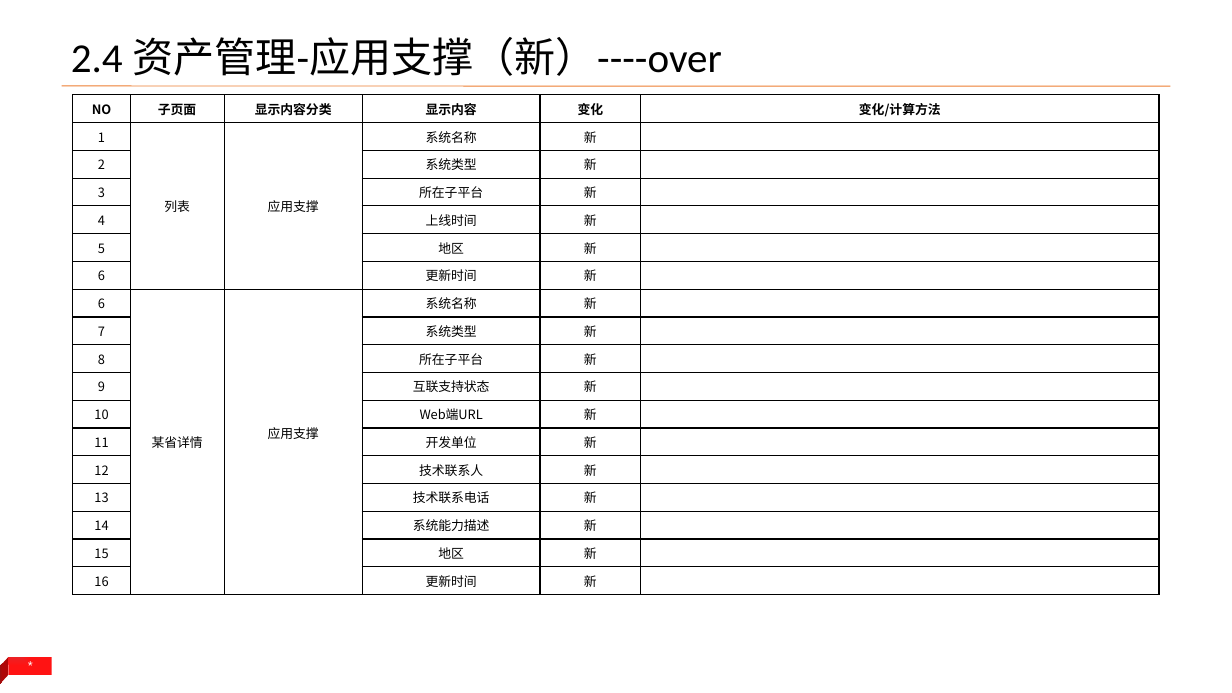
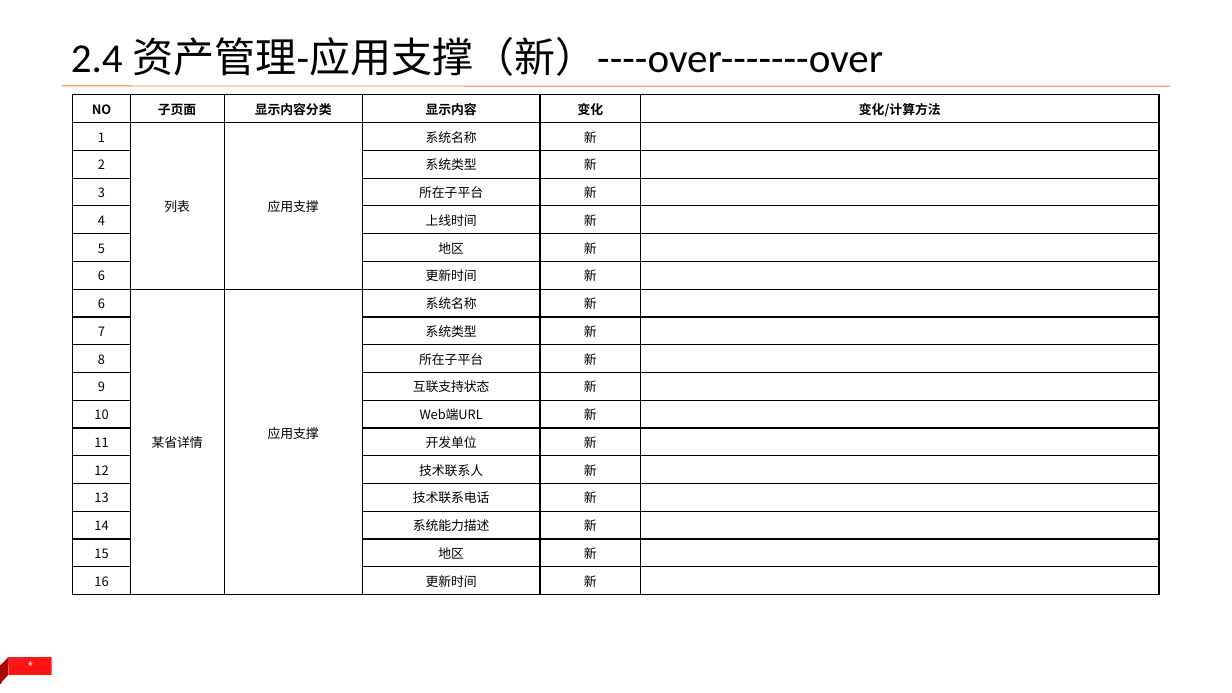
Before and after one commit to yangld/learn, a slide deck: slide 8 of 1附件/全国集中管控改动内容_v2_1.pptx. Drawn at 1232x693 pixels with LibreOffice and Linux fonts; fonts in the diff are those of the drawing. Boxes give left, top, right and bottom in pixels: in the first picture for what was removed or moved away, otherwise in the second. Text is boxed around its words. In the diff, an @@ line names an element or a change of style, - is before the commit and + after.

```diff
--- a/1附件/全国集中管控改动内容_v2_1.pptx
+++ b/1附件/全国集中管控改动内容_v2_1.pptx
@@ title at bbox=[71, 37, 883, 76]: text changed @@
-2.4 资产管理-应用支撑（新）----over
+2.4 资产管理-应用支撑（新）----over-------over
```
Also in this commit, not shown: 1 other file.
